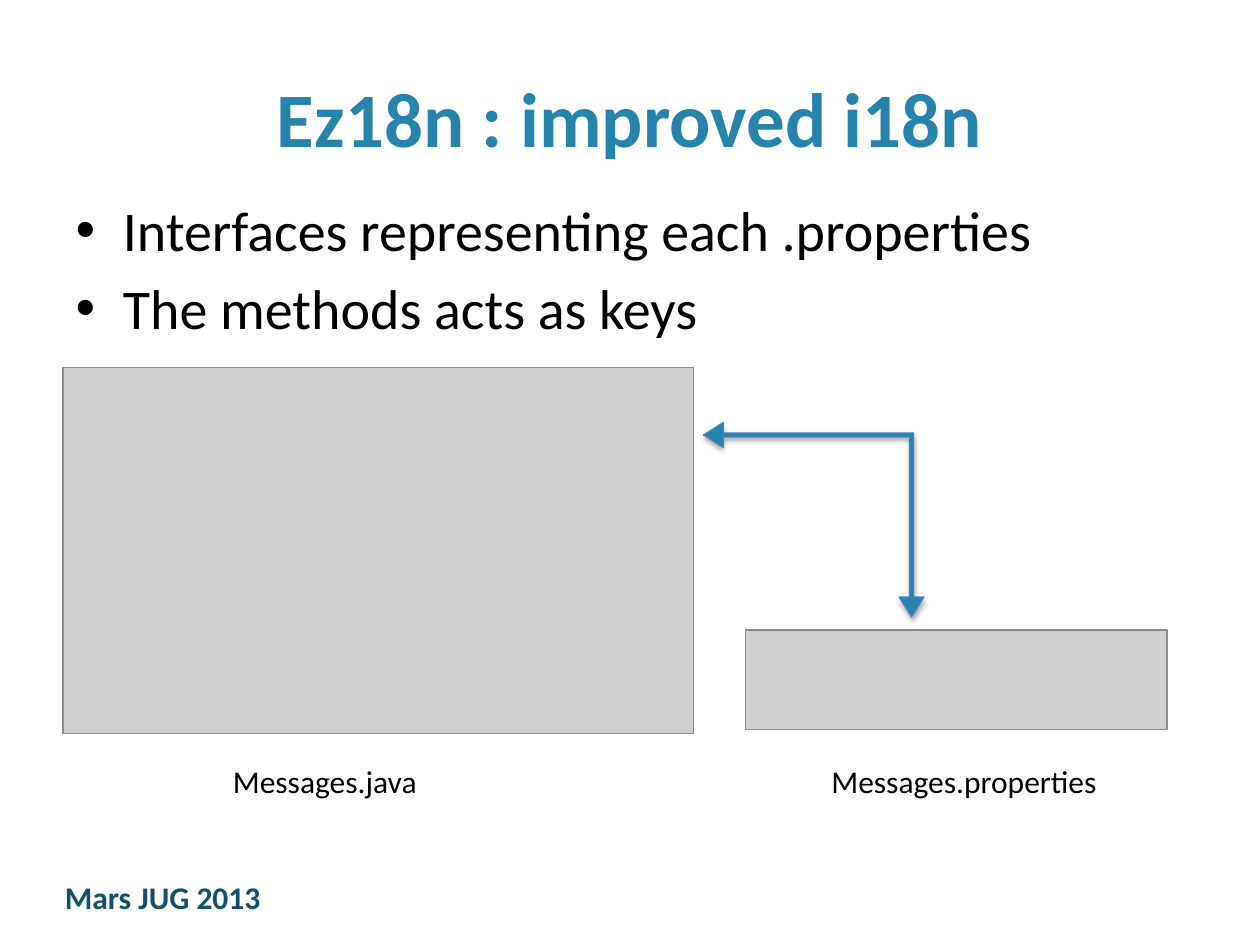
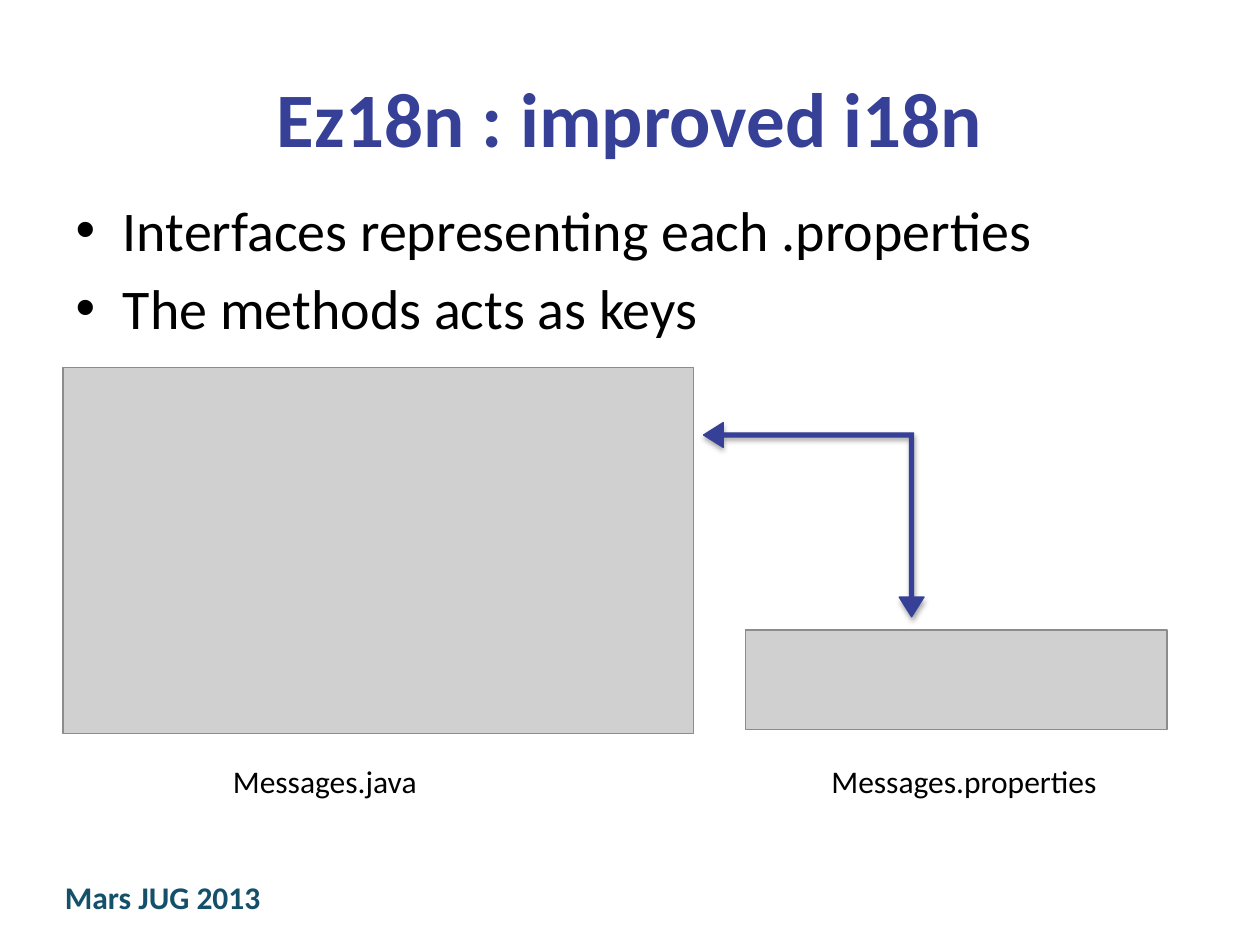
Before and after one commit to JustinRudat/ez18n, a slide deck: slide 11 of ez18n-slides/Jugs2013/SmartAnnotationProcessing_2013.pptx. Drawn at 1260x945 pixels with LibreOffice and Linux fonts; fonts in the diff are those of the drawing; grey boxes stand for pictures; background and template pictures are left out. Boxes give left, top, right and bottom in pixels: in the first picture for what was removed or moved away, otherwise in the second. Text is boxed around its words. In the diff, an @@ line names an element or a change of style, - is before the commit and + after.

```diff
--- a/ez18n-slides/Jugs2013/SmartAnnotationProcessing_2013.pptx
+++ b/ez18n-slides/Jugs2013/SmartAnnotationProcessing_2013.pptx
@@ title "Ez18n : improved i18n" at [63,38,1197,195]: text colour #2684AC to #364097 @@
@@ left up arrow at [704,423,924,617]: fill #2684AC to #364097; outline #4F81BD 0.75 pt to #364097 0.75 pt @@
```
Also in this commit, not shown: 41 other slides changed, 1 other file.
